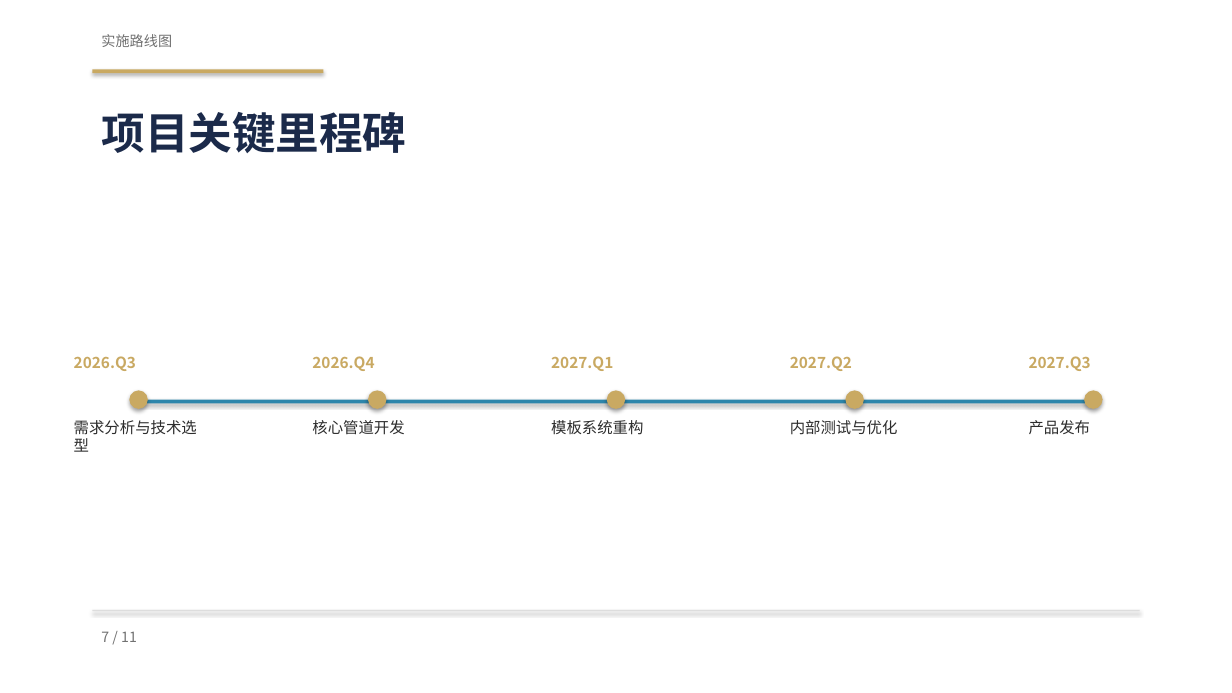
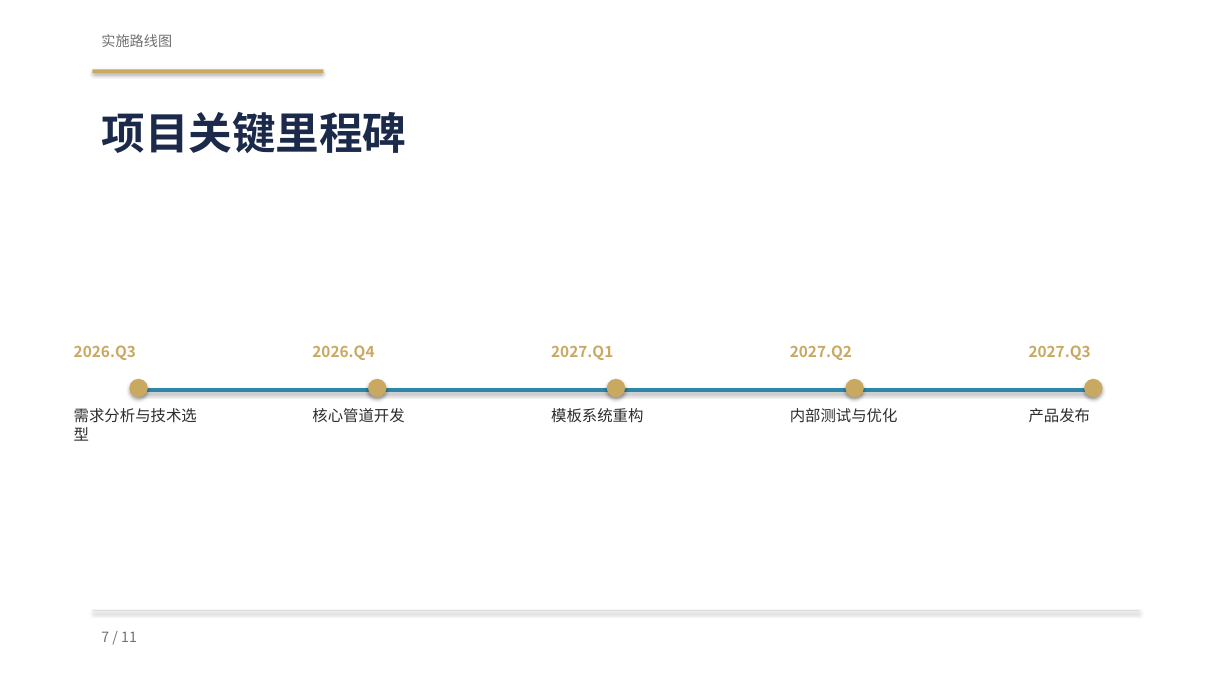
Before and after one commit to SunJenry/PPT_Generator, a slide deck: slide 7 of assets/template.pptx. Drawn at 1232x693 pixels with LibreOffice and Linux fonts; fonts in the diff are those of the drawing. Boxes give left, top, right and bottom in pixels: in the first picture for what was removed or moved away, otherwise in the second. Text is boxed around its words. In the diff, an @@ line names an element or a change of style, - is before the commit and + after.

```diff
--- a/assets/template.pptx
+++ b/assets/template.pptx
@@ 10 texts, 5 ellipses, 1 rectangle: place and size @@
-10 texts, 5 ellipses, 1 rectangle at (74, 356, 1103, 452)
+10 texts, 5 ellipses, 1 rectangle at (74, 345, 1103, 441)
```
Also in this commit, not shown: 6 other slides changed, 11 other files.
